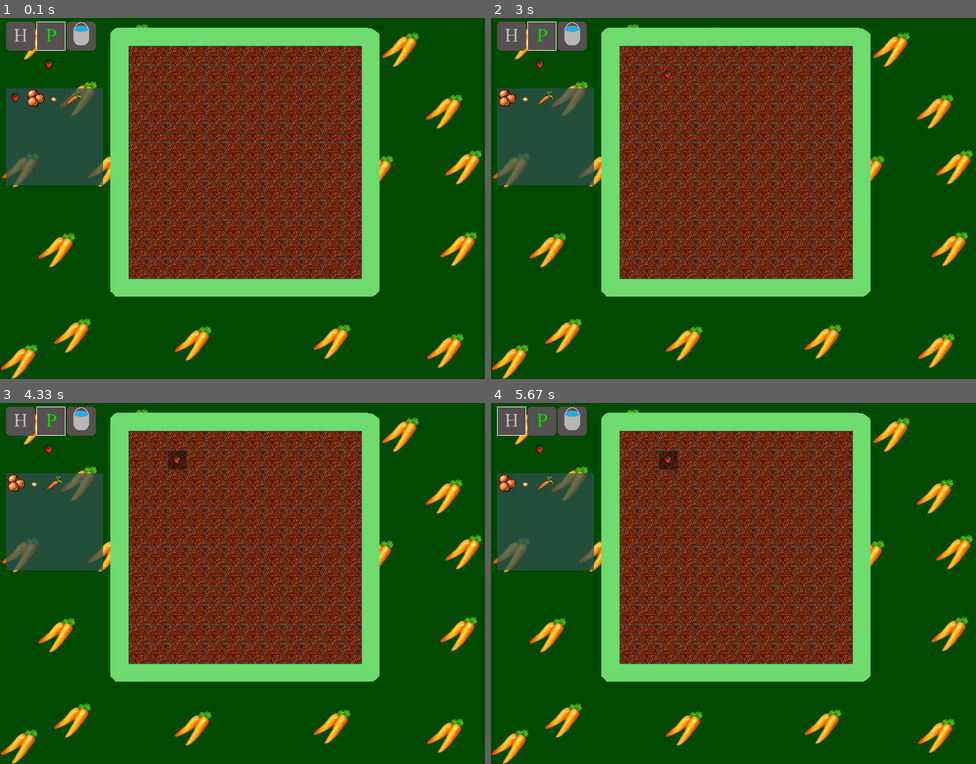
Above: before the commit, frames 1-4 (two rows, left to right).
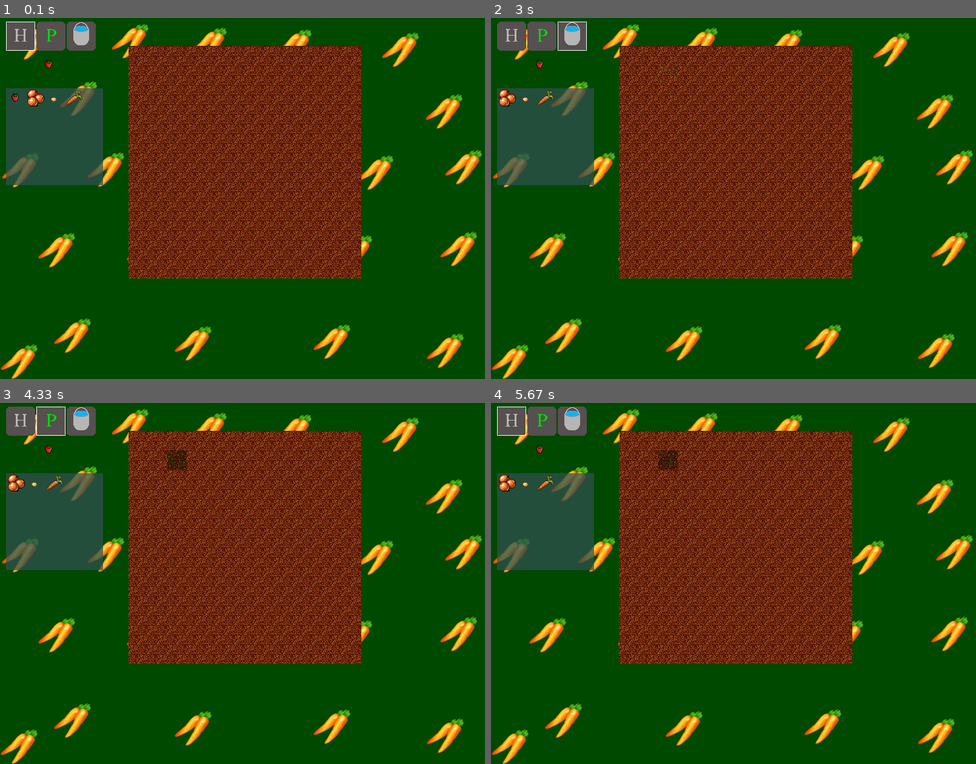
Above: after the commit, the same moments.

Repository: orneo1212/PythonFarmGame
Game: pygame game, started from pyFarmGame.py
Same seed, same stepped clock (60 frames per second), same inputs: the game is played once before the commit and once after it. The source is Python 2; it was converted automatically to run under Python 3.
Inputs (mouse positions are in pixels of both pictures, inside the frame that each line leads up to):
- Up to frame 1 (0.1 s): no input
- Up to frame 2 (3 s): tap 2 at 0.33 s; press the mouse at (607, 61) at 0.7 s; move the mouse to (675, 68) at 0.8 s; release the mouse at (743, 75) at 0.93 s; tap 1 at 1 s; press the mouse at (539, 36) at 1.37 s; move the mouse to (621, 126) at 1.47 s; release the mouse at (704, 216) at 1.6 s; press the mouse at (573, 36) at 1.7 s; move the mouse to (563, 111) at 1.8 s; release the mouse at (554, 187) at 1.93 s; press the mouse at (510, 36) at 2.03 s; move the mouse to (689, 180) at 2.13 s; release the mouse at (869, 328) at 2.27 s; press the mouse at (539, 36) at 2.37 s; move the mouse to (558, 75) at 2.47 s; release the mouse at (578, 115) at 2.6 s; tap 3 at 2.67 s
- Up to frame 3 (4.33 s): press the mouse at (19, 421) at 3.03 s; move the mouse to (58, 504) at 3.13 s; release the mouse at (97, 587) at 3.27 s; press the mouse at (48, 421) at 3.37 s; move the mouse to (106, 558) at 3.47 s; release the mouse at (160, 699) at 3.6 s; press the mouse at (82, 421) at 3.7 s; move the mouse to (174, 449) at 3.8 s; release the mouse at (271, 482) at 3.93 s; press the mouse at (48, 421) at 4.03 s; move the mouse to (67, 507) at 4.13 s; release the mouse at (87, 594) at 4.27 s
- Up to frame 4 (5.67 s): press the mouse at (510, 421) at 4.37 s; move the mouse to (704, 435) at 4.47 s; release the mouse at (898, 453) at 4.6 s; press the mouse at (539, 421) at 4.7 s; move the mouse to (718, 529) at 4.8 s; release the mouse at (893, 634) at 4.93 s; press the mouse at (573, 421) at 5.03 s; move the mouse to (607, 435) at 5.13 s; release the mouse at (641, 446) at 5.27 s; press the mouse at (510, 421) at 5.37 s; move the mouse to (680, 536) at 5.47 s; release the mouse at (845, 652) at 5.6 s

The runs differ from the first frame. In frame 1, 12% of the frame differs, in the area x 1-79%, y 1-78%; in frame 2, 12%, in the area x 7-79%, y 1-78%; in frame 3, 12%; in frame 4, 12%.

Commit message:
using sprites to draw

Diff:
--- a/pyFarmGame.py
+++ b/pyFarmGame.py
@@ -32,9 +32,10 @@
         self.itemscounter={'0':1,'1':1,'2':1,'3':1}
         self.timer=pygame.time.Clock()
 
+        self.groups=[pygame.sprite.Group()] # view groups
         self.images=ImageLoader(imagesdata)
 
-        self.currenttool='plant'
+        self.currenttool='harvest'
         self.currentseed=0
 
         pygame.display.set_caption("PyFarmGame")
@@ -66,13 +67,18 @@
             if event.type==pygame.KEYDOWN:
                 if event.key==pygame.K_ESCAPE:
                     self.running=False
+                if event.key==pygame.K_1:
+                    self.currenttool="harvest"
+                if event.key==pygame.K_2:
+                    self.currenttool="plant"
+                if event.key==pygame.K_3:
+                    self.currenttool="watering"
 
         #Mouse motion
         mx,my=pygame.mouse.get_pos()
 
         #left mouse button
         if pygame.mouse.get_pressed()[0]==1:
-
             seed=self.get_seed_under_cursor()
             pos=self.get_farmtile_pos_under_mouse()
 
@@ -105,15 +111,18 @@
                 self.currenttool='plant'
             if pygame.Rect((110,10,48,48)).collidepoint((mx,my)):
                 self.currenttool='watering'
-
-    def redraw(self,screen):
-        """Redraw screen"""
-
-        screen.blit(self.images.loadimage('background'),(0, 0))
-        screen.blit(self.images.loadimage('frame'),
-            (self.farmoffset[0]-30, self.farmoffset[1]-30))
-
-        #draw farm
+            #regenerate sprites
+            self.generate_field_sprites()
+
+    def generate_field_sprites(self):
+        group=self.groups[0]
+        group.empty()
+
+        sprite=pygame.sprite.Sprite()
+        sprite.image=self.images.loadimage('background')
+        sprite.rect=(0,0, 800,600)
+        group.add(sprite)
+
         for y in range(12):
             for x in range(12):
                 farmtile=self.farm.get_farmtile(x,y)
@@ -122,28 +131,36 @@
                 posy=y*32+self.farmoffset[1]
 
                 #draw ground
-                if farmtile['water']==100:
-                    screen.blit(self.images.loadimage('wetground'),
-                        (posx, posy))
+                sprite=pygame.sprite.Sprite()
+                if farmtile['water']>20:
+                    sprite.image=self.images.loadimage('wetground')
+                    sprite.rect=(posx, posy, 32, 32)
                 else:
-                    screen.blit(self.images.loadimage('dryground'),
-                        (posx, posy))
+                    sprite.image=self.images.loadimage('dryground')
+                    sprite.rect=(posx, posy, 32, 32)
+                group.add(sprite)
 
                 #draw plant or seed
                 seed=farmtile['seed']
                 if seed:
+                    sprite=pygame.sprite.Sprite()
                     if not seed.to_harvest:
-                        screen.blit(self.images['seed'+str(seed.id)],
-                            (posx, posy))
+                        sprite.image=self.images['seed']
+                        sprite.rect=(posx, posy, 32, 32)
                     else:
-                        screen.blit(
-                            self.images['seed'+str(seed.id)],
-                            (posx, posy)
-                            )
-
-                #draw grid
-                pygame.draw.rect(screen,(48,80,80),
-                    (posx,posy,33,33),1)
+                        sprite.image=self.images['seed'+str(seed.id)]
+                        sprite.rect=(posx, posy, 32, 32)
+                    #add sprite
+                    group.add(sprite)
+        #
+        print "Sprites generated", len(group)
+
+    def redraw(self,screen):
+        """Redraw screen"""
+
+        #Draw Farmfeld
+        for g in self.groups:
+            g.draw(screen)
 
         #draw tools
         #SICKLE Harvest (10,10,48,48)
@@ -203,7 +220,7 @@
             )
 
         #update screen
-        pygame.display.update()
+        pygame.display.flip()
 
     def render_notify(self,screenobj, posx, posy, underseed):
         """Render notification about planted seed"""
@@ -318,18 +335,16 @@
 
     def main(self):
         """Main"""
-        frame=0
-        if frame>2000:frame=0
 
         result=self.farm.load_farmfield('field.xml')
         if not result:print "No save game found. Starting new one"
 
+        self.generate_field_sprites()
         while self.running:
             self.events()
             self.update()
             self.timer.tick(30)
-            if frame%2==0:self.redraw(self.screen)
-            frame+=1
+            self.redraw(self.screen)
 
         self.farm.save_farmfield('field.xml')
 
